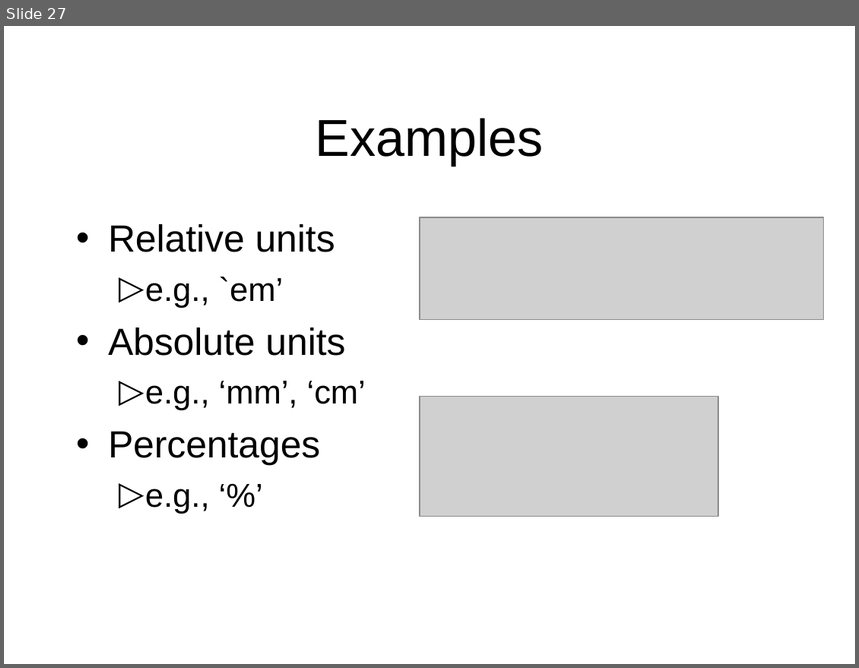
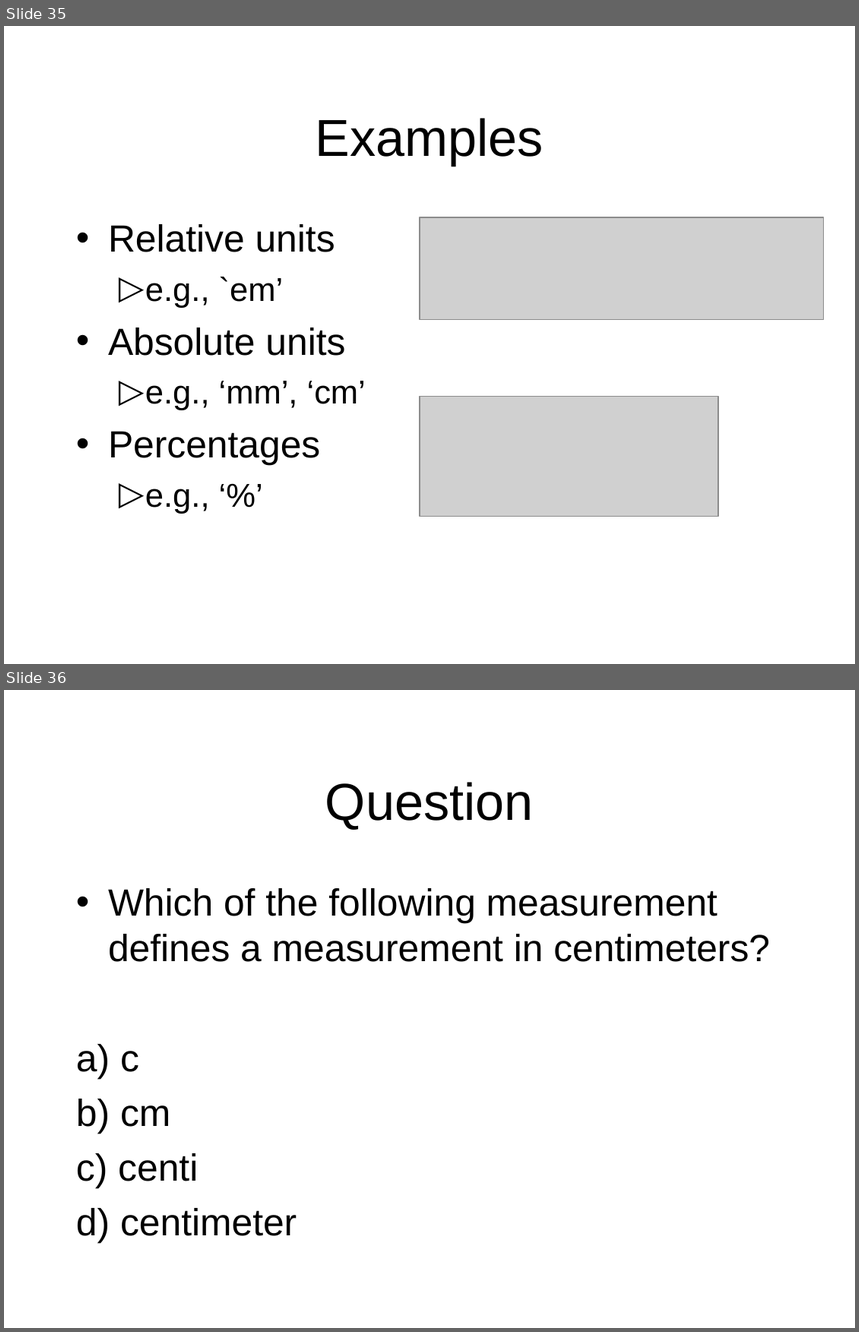
Before and after one commit to octaviordz/zjnu2017.github.io, a slide deck: WAD/lectures/050--CSS.ppt. Shown one above the other, each under a label of ours: slide 27 before the commit, slides 35 and 36 after it. The pictures are 859x668 and 859x1332 pixels, drawn with LibreOffice and Linux fonts; fonts in the diff are those of the drawing; grey boxes stand for pictures. Boxes give left, top, right and bottom in pixels: in the first picture for what was removed or moved away, otherwise in the second. Text is boxed around its words. In the diff, an @@ line names an element or a change of style, - is before the commit and + after.

```diff
--- a/WAD/lectures/050--CSS.ppt
+++ b/WAD/lectures/050--CSS.ppt
@@ slide 36 added at <box>4,690,855,1328</box>, background #FFFFFF @@
@@ title added at <box>325,782,534,830</box>, 44 pt, text #000000 @@
+Question
@@ text added at <box>76,888,770,1244</box>, 32 pt, text #000000 @@
+• Which of the following measurement defines a measurement in centimeters?
+a) c
+b) cm
+c) centi
+d) centimeter
@@ what was slide 27 is now slide 35 @@
```
Also in this commit, not shown: 7 slides changed, 25 other slides added, 1 slide removed, 2 other files.
